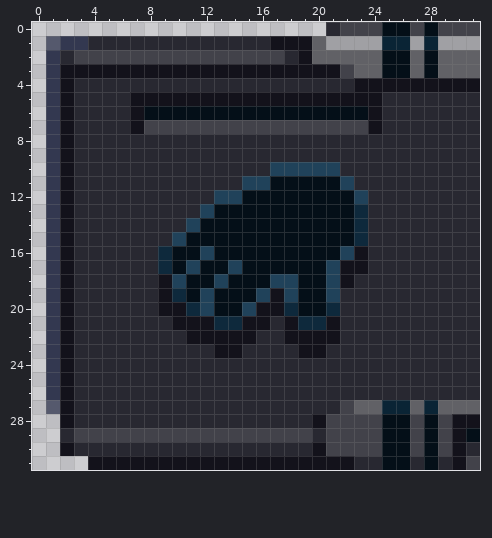
Pixel-art sprite -- Resources/Textures/Interface/Classic/Slots/hand_m.png. The first picture shows the starting point.
The file is 32x32 pixels. Colours within 5 levels of each other are drawn and written as one.
The result:
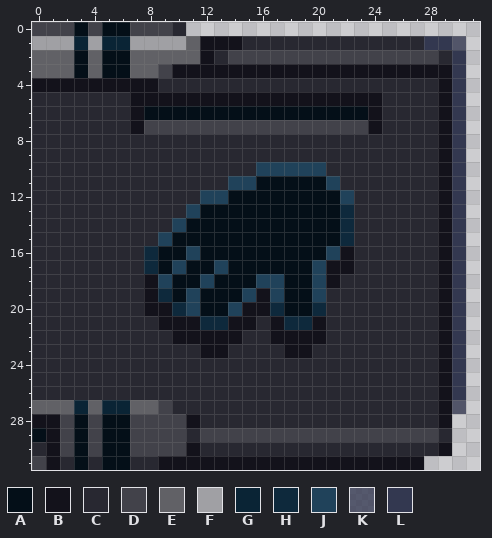
Palette (. is transparent): A #040f18  B #13121b  C #282831  D #42424a  E #616166  F #a0a0a4  G #0a2435  H #0e293c  J #20425a  K #333750c6  L #333850
The edit:
y 0: x 0..10 ........... -> DDDADAADDDC; x 21..31 CDDDAADADDD -> ...........
y 1: x 0..14 .KLLCCCCCCCCCCC -> FFFGFGGFFFFEBBB; x 17..31 BBBEFFFFGGFGFFF -> CCCCCCCCCCCLLK.
y 2: x 0..13 .LCDDDDDDDDDDD -> EEEAEAAEEEEEBC; x 18..31 CBEEEEEAAEAEEE -> DDDDDDDDDDDCL.
y 3: x 0..9 .LBBBBBBBB -> EEEAEAAEED; x 22..31 DEEAAEAEEE -> BBBBBBBBL.
y 4: x 0..1 .L -> BB; x 3..8 CCCCCC -> BBBBBB; x 23..28 BBBBBB -> CCCCCC; x 30..31 BB -> L.
y 5..9: x 0..2 .LB -> CCC; x 29..31 CCC -> BL.
y 10: x 0..2 .LB -> CCC; x 16 C -> J; x 21 J -> C; x 29..31 CCC -> BL.
y 11: x 0..2 .LB -> CCC; x 14 C -> J; x 16 J -> A; x 21..22 AJ -> JC; x 29..31 CCC -> BL.
y 12: x 0..2 .LB -> CCC; x 12 C -> J; x 14 J -> A; x 22..23 AJ -> JC; x 29..31 CCC -> BL.
y 13: x 0..2 .LB -> CCC; x 11..12 CJ -> JA; x 22..23 AH -> HC; x 29..31 CCC -> BL.
y 14: x 0..2 .LB -> CCC; x 10..11 CJ -> JA; x 22..23 AH -> HC; x 29..31 CCC -> BL.
y 15: x 0..2 .LB -> CCC; x 9..10 CJ -> JA; x 22..23 AH -> HC; x 29..31 CCC -> BL.
y 16: x 0..2 .LB -> CCC; x 8..9 CH -> HA; x 11..12 AJ -> JA; x 21..23 AJB -> JBC; x 29..31 CCC -> BL.
y 17: x 0..2 .LB -> CCC; x 8..11 CHAJ -> HAJA; x 13..14 AJ -> JA; x 20..21 AJ -> JB; x 23 B -> C; x 29..31 CCC -> BL.
y 18: x 0..2 .LB -> CCC; x 8..10 CBJ -> BJA; x 12..13 AJ -> JA; x 16 A -> J; x 18 J -> A; x 20..22 AJB -> JBC; x 29..31 CCC -> BL.
y 19: x 0..2 .LB -> CCC; x 8..12 CBHAJ -> BHAJA; x 15..18 AJBJ -> JBJA; x 20..21 AJ -> JC; x 29..31 CCC -> BL.
y 20: x 0..2 .LB -> CCC; x 8 C -> B; x 10..12 BHJ -> HJA; x 14..15 AJ -> JB; x 17..18 BH -> HA; x 20..21 AH -> HC; x 29..31 CCC -> BL.
y 21: x 0..2 .LB -> CCC; x 9 C -> B; x 12 B -> H; x 14 H -> B; x 16..18 BCB -> CBH; x 20..21 HB -> BC; x 29..31 CCC -> BL.
y 22: x 0..2 .LB -> CCC; x 10 C -> B; x 15 B -> C; x 17 C -> B; x 21 B -> C; x 29..31 CCC -> BL.
y 23: x 0..2 .LB -> CCC; x 12 C -> B; x 14 B -> C; x 18 C -> B; x 20 B -> C; x 29..31 CCC -> BL.
y 24..26: x 0..2 .LB -> CCC; x 29..31 CCC -> BL.
y 27: x 0..9 .KBCCCCCCC -> EEEGEGGEED; x 22..31 DEEGGEGEEE -> CCCCCCCBK.
y 28: x 0..11 ..BCCCCCCCCC -> BBDADAADDDDB; x 20..31 BDDDDAADADBB -> CCCCCCCCCB..
y 29: x 0..3 ..CD -> ABDA; x 5..6 DD -> AA; x 11 D -> C; x 20 C -> D; x 25..26 AA -> DD; x 28..31 ADBA -> DC..
y 30: x 0..11 ..BCCCCCCCCC -> CBDADAADDDDB; x 20..31 BDDDDAADADBC -> CCCCCCCCCB..
y 31: x 0..8 ....BBBBB -> DBCACAACC; x 23..31 CCAACACBD -> BBBBB....
